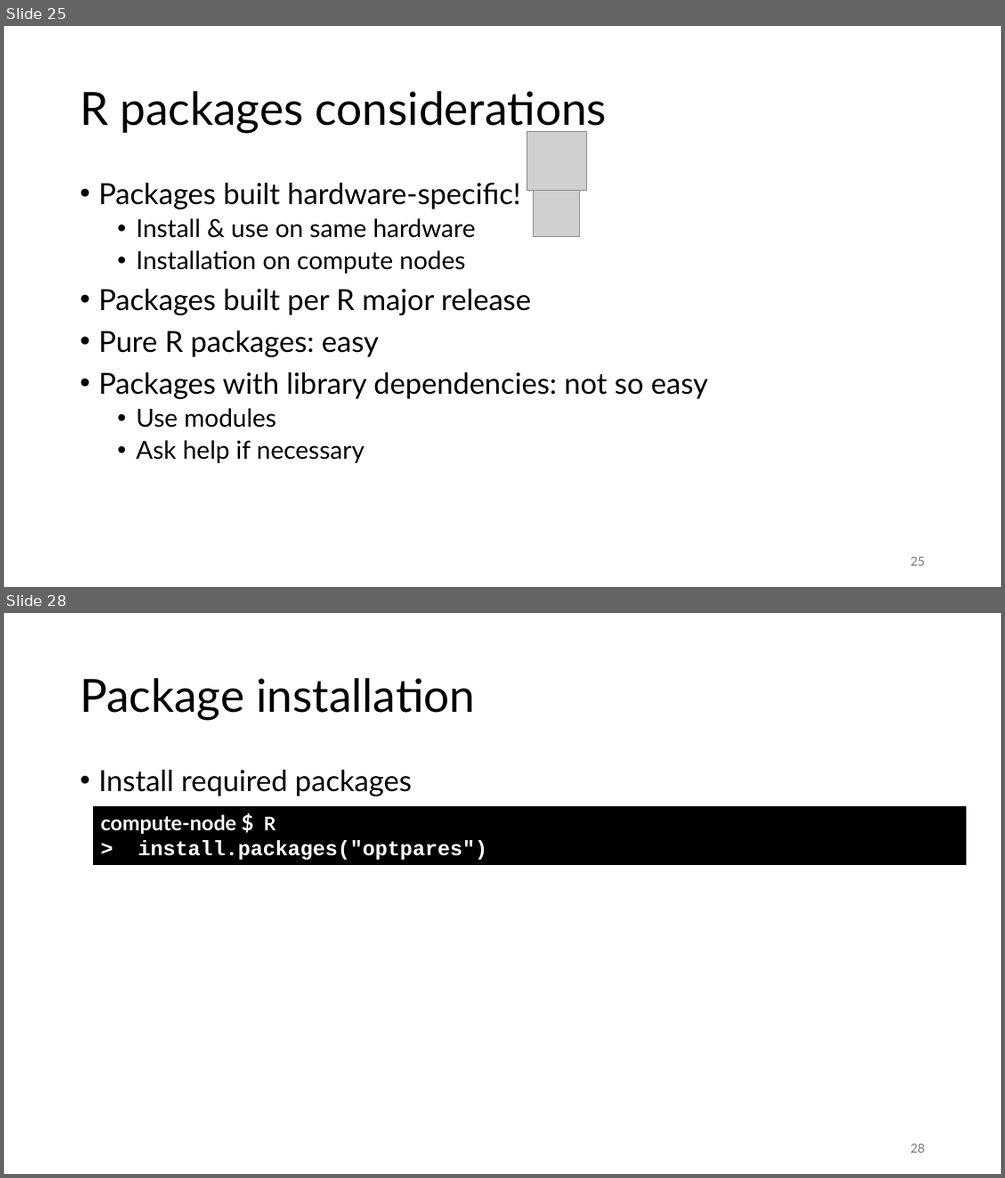
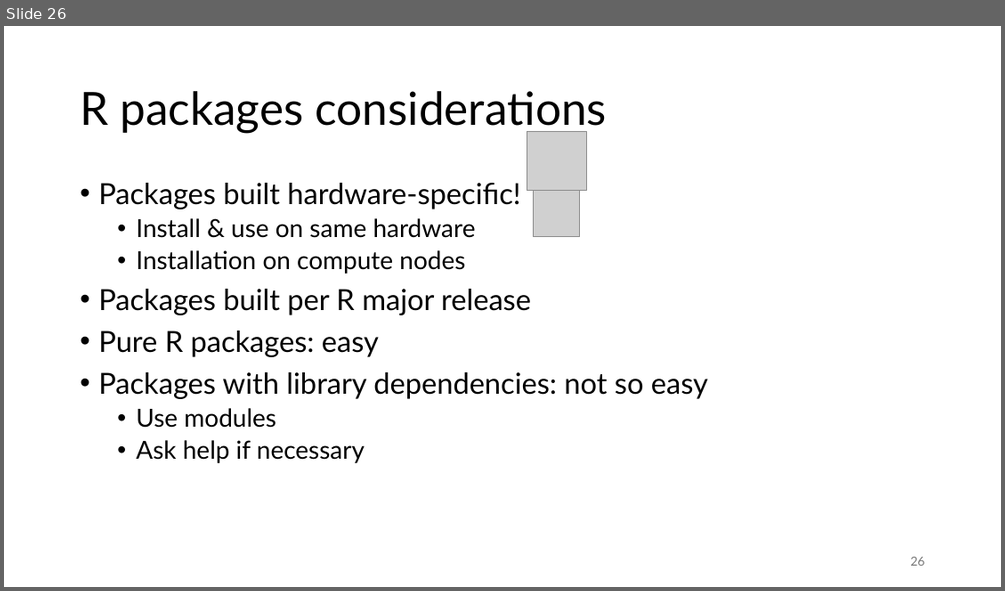
Before and after one commit to gjbex/Best-practices-for-data-science-on-HPC, a slide deck: best_practices_for_data_science_on_hpc.pptx. Shown one above the other, each under a label of ours: slides 25 and 28 before the commit, slide 26 after it; the slides between them are not shown. The pictures are 1005x1178 and 1005x591 pixels, drawn with LibreOffice and Linux fonts; fonts in the diff are those of the drawing; grey boxes stand for pictures. Boxes give left, top, right and bottom in pixels: in the first picture for what was removed or moved away, otherwise in the second. Text is boxed around its words. In the diff, an @@ line names an element or a change of style, - is before the commit and + after.

```diff
--- a/best_practices_for_data_science_on_hpc.pptx
+++ b/best_practices_for_data_science_on_hpc.pptx
@@ slide 28 removed at bbox=[4, 613, 1001, 1174], background #FFFFFF @@
@@ title removed at bbox=[80, 678, 476, 720] @@
-Package installation
@@ text removed at bbox=[98, 770, 412, 796] @@
-• Install required packages
@@ rectangle removed at bbox=[93, 807, 966, 864] @@
-compute-node $ R
-> install.packages("optpares")
@@ page number removed at bbox=[910, 1143, 924, 1152] @@
-28
@@ what was slide 25 is now slide 26 @@
@@ page number at bbox=[910, 556, 924, 565]: text changed @@
-25
+26
```
Also in this commit, not shown: 3 slides changed, 4 slides added, 1 other slide removed.
